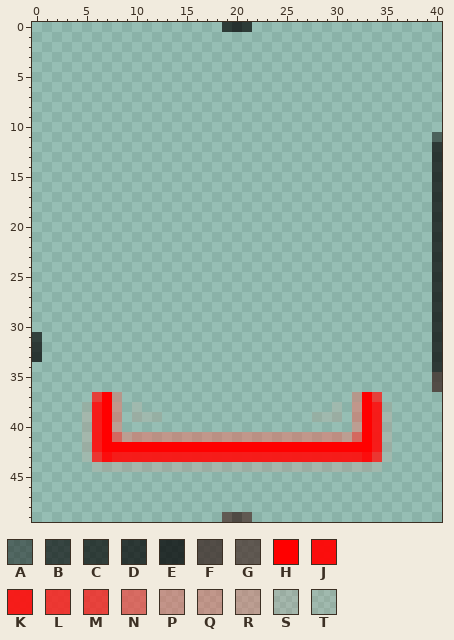
Two states of a pixel-art sprite, project/src/travelocity/res/drawable-hdpi/div_cvv_error_tvly.9.png. That is the earlier state.
The file is 41x50 pixels. Pixels under 10% opacity are left out. Colours within 5 levels of each other are drawn and written as one.
Palette (. is transparent): A #00000073  B #000000a2  C #000000ab  D #000000b3  E #000000be  F #38211cb7  G #452822ab  H #ff0000  J #ff0606f5  K #ff0e0cea  L #ff1c18d3  M #fe221dc9  N #fd3f36a4  P #fc605271  Q #fc61536b  R #fc6a5b60  S #fb8f7a24  T #fb907b1a
Pixels before, first column x 0:
 0 ...................CEC...................
 1 .........................................
 2 .........................................
 3 .........................................
 4 .........................................
 5 .........................................
 6 .........................................
 7 .........................................
 8 .........................................
 9 .........................................
10 .........................................
11 ........................................A
12 ........................................D
13 ........................................D
14 ........................................D
15 ........................................D
16 ........................................D
17 ........................................D
18 ........................................D
19 ........................................D
20 ........................................D
21 ........................................D
22 ........................................D
23 ........................................D
24 ........................................D
25 ........................................D
26 ........................................D
27 ........................................D
28 ........................................D
29 ........................................D
30 ........................................D
31 B.......................................D
32 D.......................................D
33 D.......................................D
34 ........................................D
35 ........................................F
36 ........................................F
37 ......MHR.......................RHM......
38 .....TKHQ.T...................T.QHKT.....
39 .....SKHP.STT...............TTS.PHKS.....
40 .....SKHR.......................RHKS.....
41 .....SKHNRPPQQQQQQQQQQQQQQQQQPPRNHKS.....
42 .....SKHHHHHHHHHHHHHHHHHHHHHHHHHHHKS.....
43 .....TLJKKKKKKKKKKKKKKKKKKKKKKKKKJLT.....
44 ......TSSSSSSSSSSSSSSSSSSSSSSSSSSST......
45 .........................................
46 .........................................
47 .........................................
48 .........................................
49 ...................GFG...................
Now the later version:
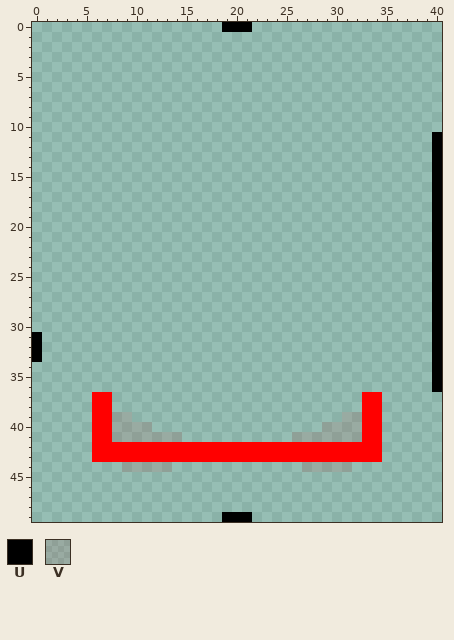
Colours new in this view: U #000000  V #b800001a
The edit:
Changed rows in their new state; - is an unchanged pixel.
first column x 19:
 0 UUU
first column x 0:
11 ----------------------------------------U
12 ----------------------------------------U
13 ----------------------------------------U
14 ----------------------------------------U
15 ----------------------------------------U
16 ----------------------------------------U
17 ----------------------------------------U
18 ----------------------------------------U
19 ----------------------------------------U
20 ----------------------------------------U
21 ----------------------------------------U
22 ----------------------------------------U
23 ----------------------------------------U
24 ----------------------------------------U
25 ----------------------------------------U
26 ----------------------------------------U
27 ----------------------------------------U
28 ----------------------------------------U
29 ----------------------------------------U
30 ----------------------------------------U
31 U---------------------------------------U
32 U---------------------------------------U
33 U---------------------------------------U
34 ----------------------------------------U
35 ----------------------------------------U
36 ----------------------------------------U
37 ------H-.-----------------------.-H------
38 -----.H-.-.-------------------.-.-H.-----
39 -----.H-VV...---------------...VV-H.-----
40 -----.H-VVVV-----------------VVVV-H.-----
41 -----.H-VVVVVVV...........VVVVVVV-H.-----
42 -----.H---------------------------H.-----
43 -----.HHHHHHHHHHHHHHHHHHHHHHHHHHHHH.-----
44 ------...VVVVV.............VVVVV...------
first column x 19:
49 UUU
Where, in picture pixels (left, top, right, bottom), the same in both pictures:
changed: (222, 22, 252, 32)
changed: (432, 132, 442, 392)
changed: (32, 332, 392, 472)
changed: (222, 512, 252, 522)
